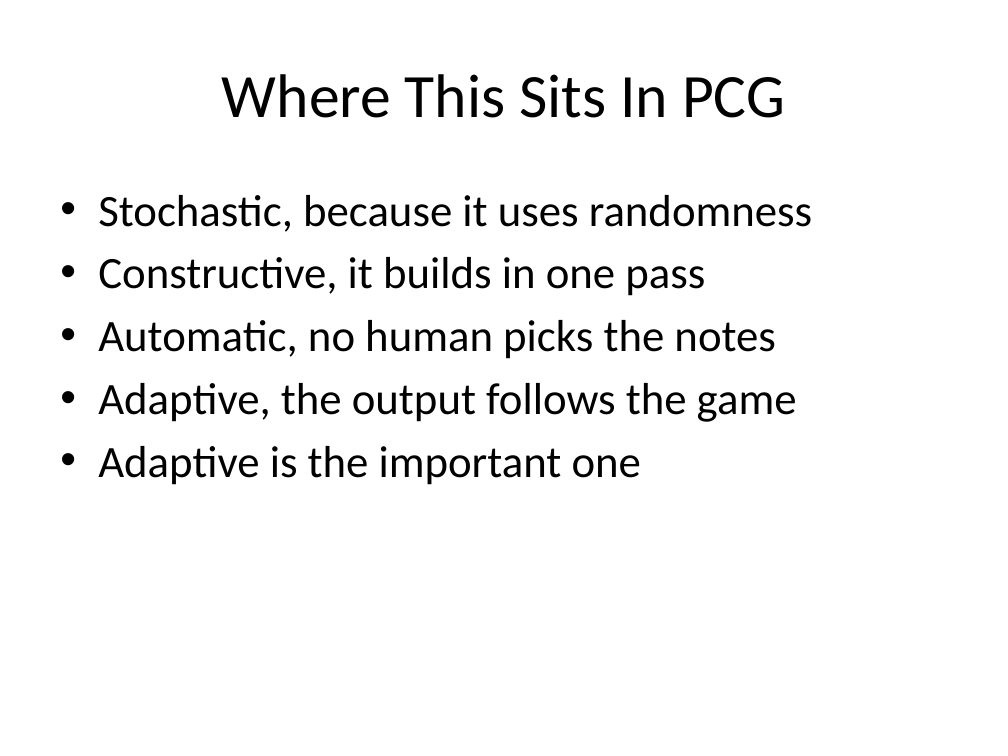
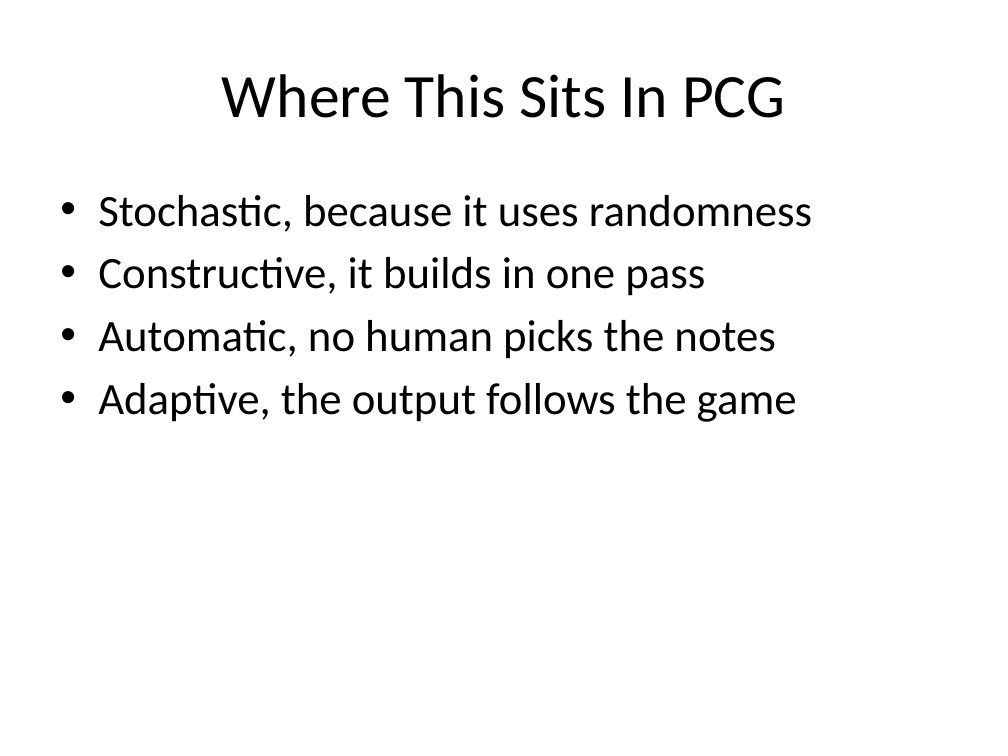
Before and after one commit to SUMMERxKx/musicGenerator, a slide deck: slide 7 of Presentation.pptx (slide 8 before the commit). Drawn at 1008x756 pixels with LibreOffice and Linux fonts; fonts in the diff are those of the drawing. Boxes give left, top, right and bottom in pixels: in the first picture for what was removed or moved away, otherwise in the second. Text is boxed around its words. In the diff, an @@ line names an element or a change of style, - is before the commit and + after.

```diff
--- a/Presentation.pptx
+++ b/Presentation.pptx
@@ text at (x1=98, y1=446, x2=641, y2=485): paragraph removed @@
-• Adaptive is the important one
```
Also in this commit, not shown: 4 other slides changed, 1 slide removed, 3 other files.
